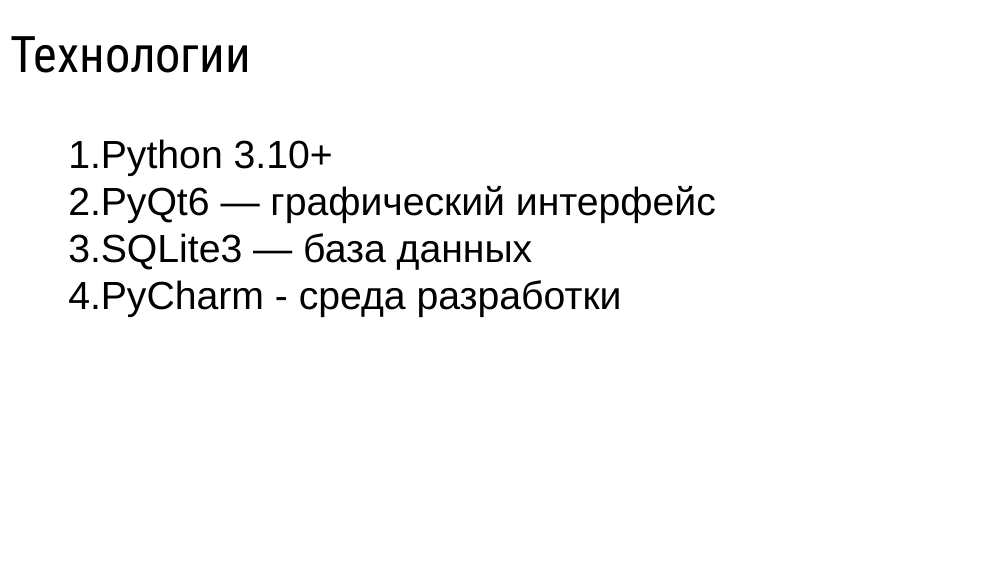
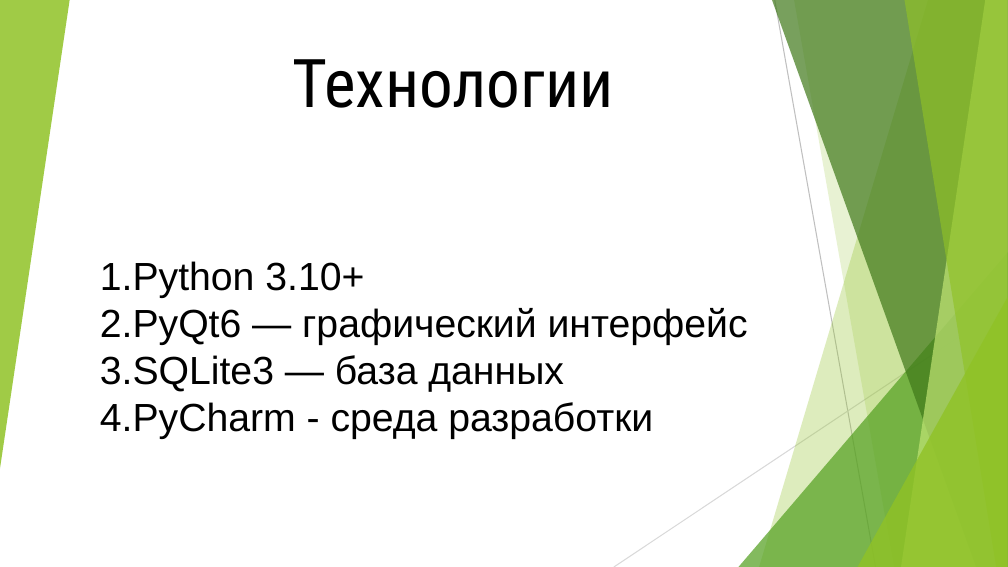
Before and after one commit to Chel1k-py/Personal-Kniwledge-Manager, a slide deck: slide 5 of PKM.pptx. Drawn at 1008x567 pixels with LibreOffice and Linux fonts; fonts in the diff are those of the drawing. Boxes give left, top, right and bottom in pixels: in the first picture for what was removed or moved away, otherwise in the second. Text is boxed around its words. In the diff, an @@ line names an element or a change of style, - is before the commit and + after.

```diff
--- a/PKM.pptx
+++ b/PKM.pptx
@@ group added at (0, 0, 1008, 567): 5 freeform shapes, 3 triangles, 2 lines @@
@@ title "Технологии": place and size @@
-title "Технологии" at (10, 36, 251, 73)
+title "Технологии" at (293, 59, 614, 108)
@@ title "Технологии" at (293, 59, 614, 108): size 36 to 48 pt @@
@@ text "1.Python 3.10+": place and size @@
-text "1.Python 3.10+" at (68, 139, 716, 317)
+text "1.Python 3.10+" at (100, 261, 748, 439)
```
Also in this commit, not shown: 6 other slides changed.
